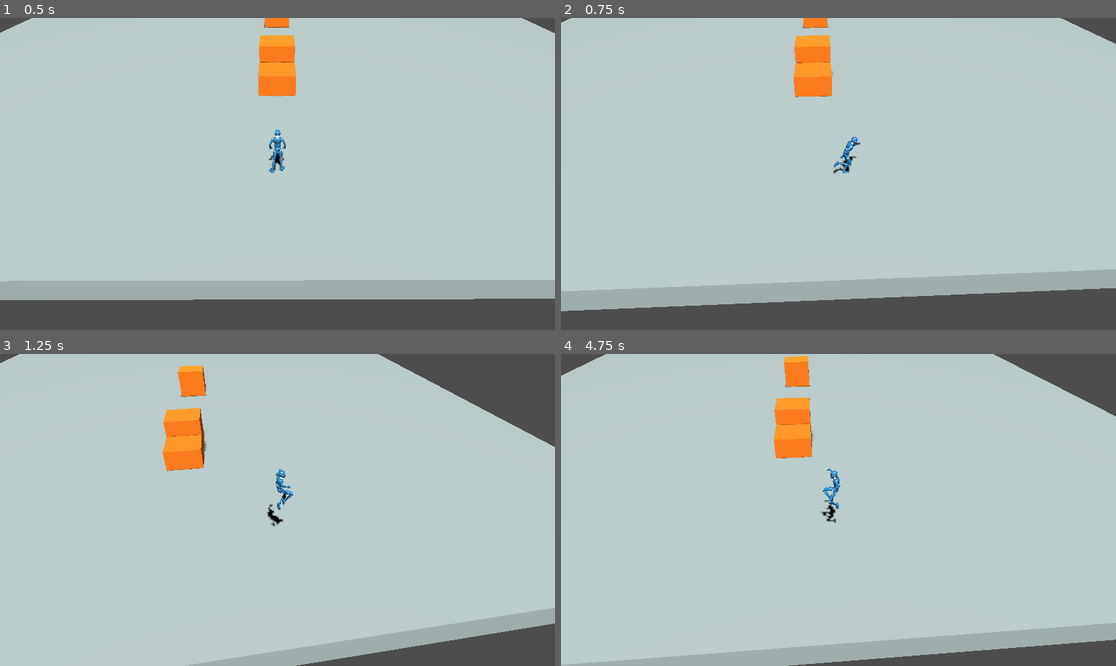
Above: before the commit, frames 1-4 (two rows, left to right).
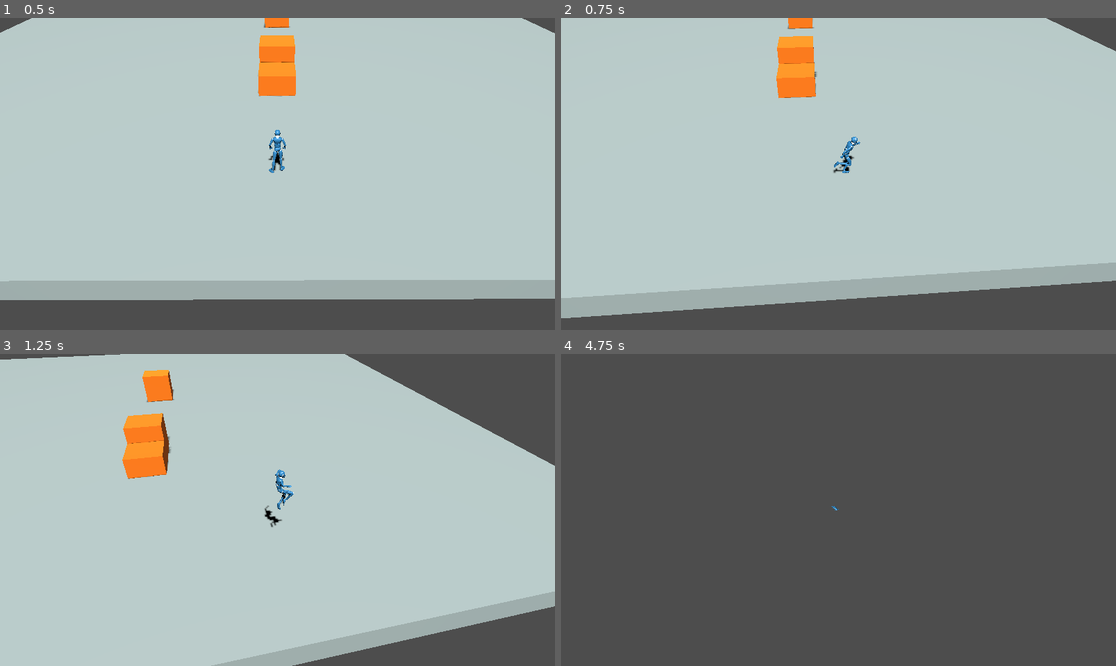
Above: after the commit, the same moments.

Repository: matteomiceli/mothman
Game: Godot game, scene res://scenes/world.tscn
Same seed, same stepped clock (60 frames per second), same inputs: the game is played once before the commit and once after it.
Inputs:
- Up to frame 1 (0.5 s): no input
- Up to frame 2 (0.75 s): tap Enter at 0.5 s; hold D (strafe_right) from 0.53 s (still down); tap Shift (dash) at 0.6 s
- Up to frame 3 (1.25 s): keep holding D (strafe_right); tap Space (jump) at 0.77 s
- Up to frame 4 (4.75 s): release D (strafe_right) at 1.28 s; hold S (move_back) 1.28-2.03 s; tap Shift (dash) every 0.75 s from 1.35 to 4.35 s; tap Space (jump) at 1.52, 3.02, 3.77, 4.52 s; hold D (strafe_right) 2.03-2.78 s; hold W (move_forward) 2.78-3.53 s; hold A (strafe_left) from 3.53 s (still down)

Frame 1 is identical in both runs. In frame 2, 4.0% of the frame differs, in the area x 0-100%, y 0-97%; in frame 3, 8.9%; in frame 4, 95%, in the area x 0-100%, y 0-100%.

Commit message:
fix dash

Diff:
--- a/scripts/player-controller.gd
+++ b/scripts/player-controller.gd
@@ -22,11 +22,9 @@
 const DASH_FORCE = 40
 const DASH_DECAY = 200
 
-
 func _enter_tree() -> void:
 	# Set the player global value when this node is instantiated
 	Global.player = self
-
 
 func _physics_process(delta: float):
 	apply_gravity(delta)
@@ -35,23 +33,28 @@
 
 	move_and_slide()
 
-
 func apply_gravity(delta: float):
 	if not is_on_floor():
 		velocity += PLAYER_GRAVITY * delta
 
 func handle_movement(delta: float):
 	var input_dir := Input.get_vector("strafe_left", "strafe_right", "move_forward", "move_back")
+	var input_velocity := Vector3(
+		input_dir.x * MOVE_SPEED,
+		0,
+		input_dir.y * MOVE_SPEED
+	)
+
 	handle_dash_decay(delta)
 
 	# TODO: this feels like it wants to be distilled down to an `apply_speed_modifiers` function that
 	# applies all speed modifiers on the player, not just the dash modifier
-	velocity.x = move_toward(velocity.x, input_dir.x * MOVE_SPEED, ACCELERATION * delta)
-	velocity.z = move_toward(velocity.z, input_dir.y * MOVE_SPEED, ACCELERATION * delta)
+	var target_velocity := input_velocity + dash_velocity
+	velocity.x = move_toward(velocity.x, target_velocity.x, ACCELERATION * delta)
+	velocity.z = move_toward(velocity.z, target_velocity.z, ACCELERATION * delta)
 
  	# Handle player rotation
 	var look_direction := Vector3(input_dir.x, 0, input_dir.y)
-
 	if look_direction.length() > 0.1:
 		look_direction = look_direction.normalized()
 		target_rotation_y = atan2(-look_direction.x, -look_direction.z)
@@ -71,11 +74,12 @@
 			currAnim = JUMP
 
 	if Input.is_action_just_pressed("dash"):
+		print(is_dashing)
 		if not is_dashing:
 			is_dashing = true
+			print(is_dashing)
 			dash_velocity.x = input_dir.x * DASH_FORCE
 			dash_velocity.z = input_dir.y * DASH_FORCE
-
 
 func handle_dash_decay(delta: float):
 	if not is_dashing:
